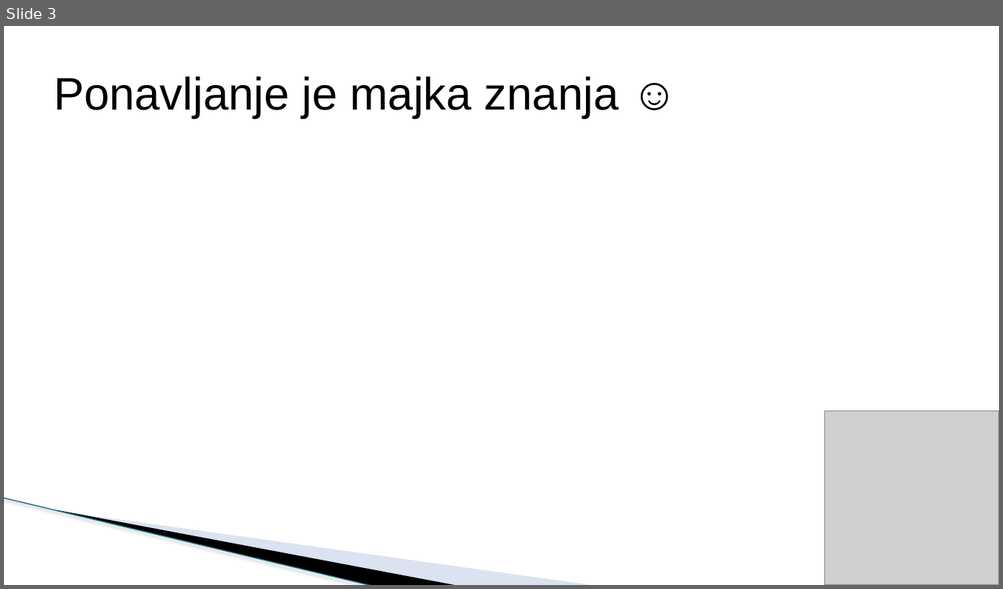
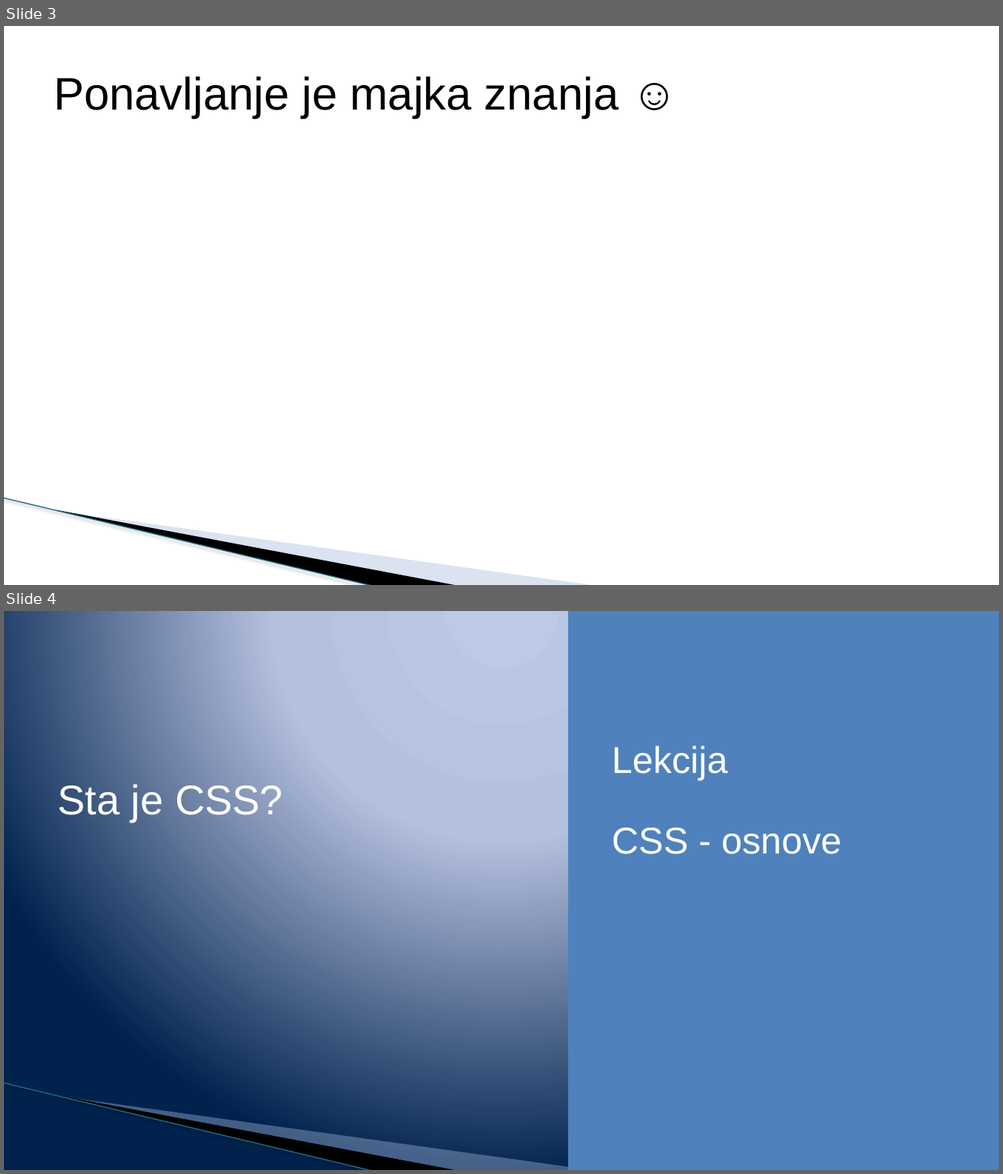
Before and after one commit to todalexcode/kurs-front-end, a slide deck: sesija-20/PPT/Front-End Developer-20.pptx. Shown one above the other, each under a label of ours: slide 3 before the commit, slides 3 and 4 after it. The pictures are 1003x589 and 1003x1174 pixels, drawn with LibreOffice and Linux fonts; fonts in the diff are those of the drawing; grey boxes stand for pictures; background and template pictures are left out. Boxes give left, top, right and bottom in pixels: in the first picture for what was removed or moved away, otherwise in the second. Text is boxed around its words. In the diff, an @@ line names an element or a change of style, - is before the commit and + after.

```diff
--- a/sesija-20/PPT/Front-End Developer-20.pptx
+++ b/sesija-20/PPT/Front-End Developer-20.pptx
@@ slide 4 added at (x1=4, y1=611, x2=999, y2=1170), background gradient #BFC9E5 to #B5C0E0 to #00234D; not listed: 3 template elements that a slide beside it also shows @@
@@ rectangle added at (x1=568, y1=611, x2=999, y2=1170), fill #4F81BD @@
@@ text added at (x1=612, y1=746, x2=841, y2=854), 36 pt, text #FFFFFF @@
+Lekcija
+CSS - osnove
@@ title added at (x1=58, y1=784, x2=283, y2=822), 40 pt, text #FFFFFF @@
+Sta je CSS?
@@ slide 3 changed as well @@
@@ picture removed at (x1=824, y1=411, x2=999, y2=585) @@
```
Also in this commit, not shown: 2 other slides changed, 14 other slides added, 1 slide removed, 1 other file.
